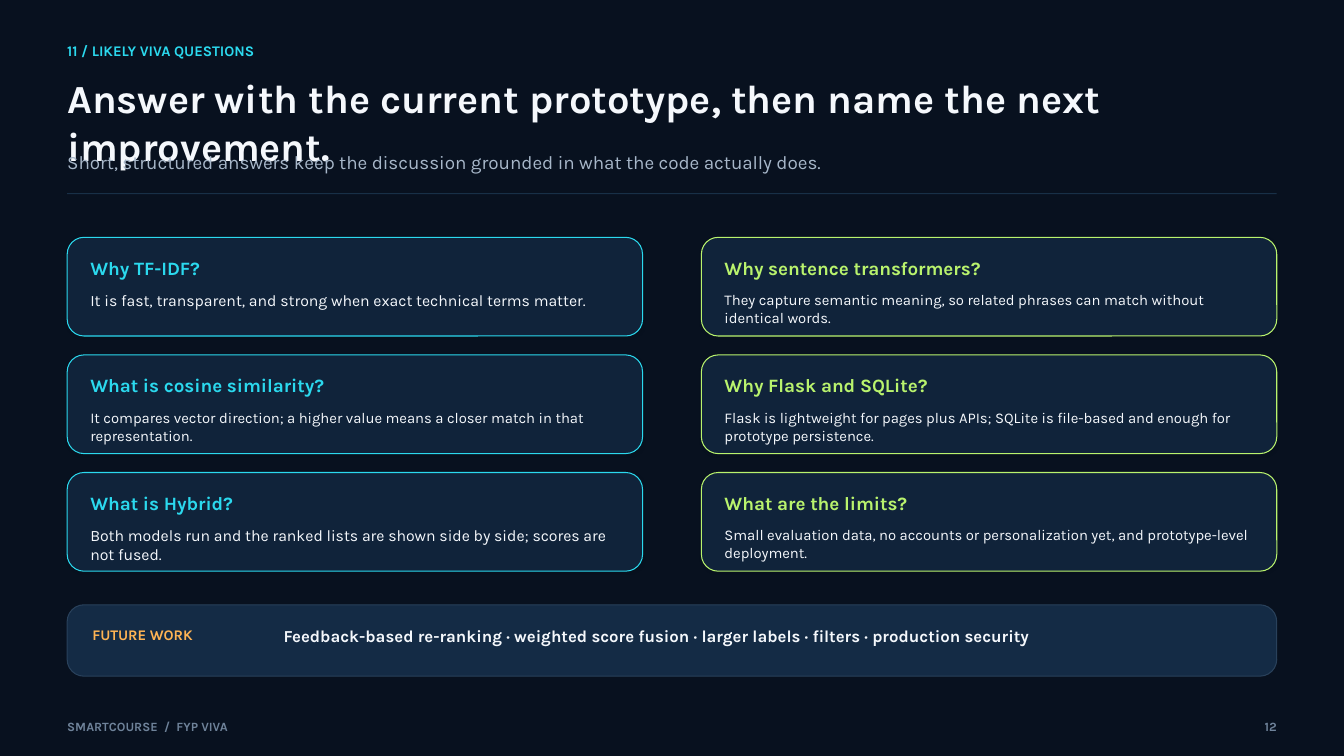
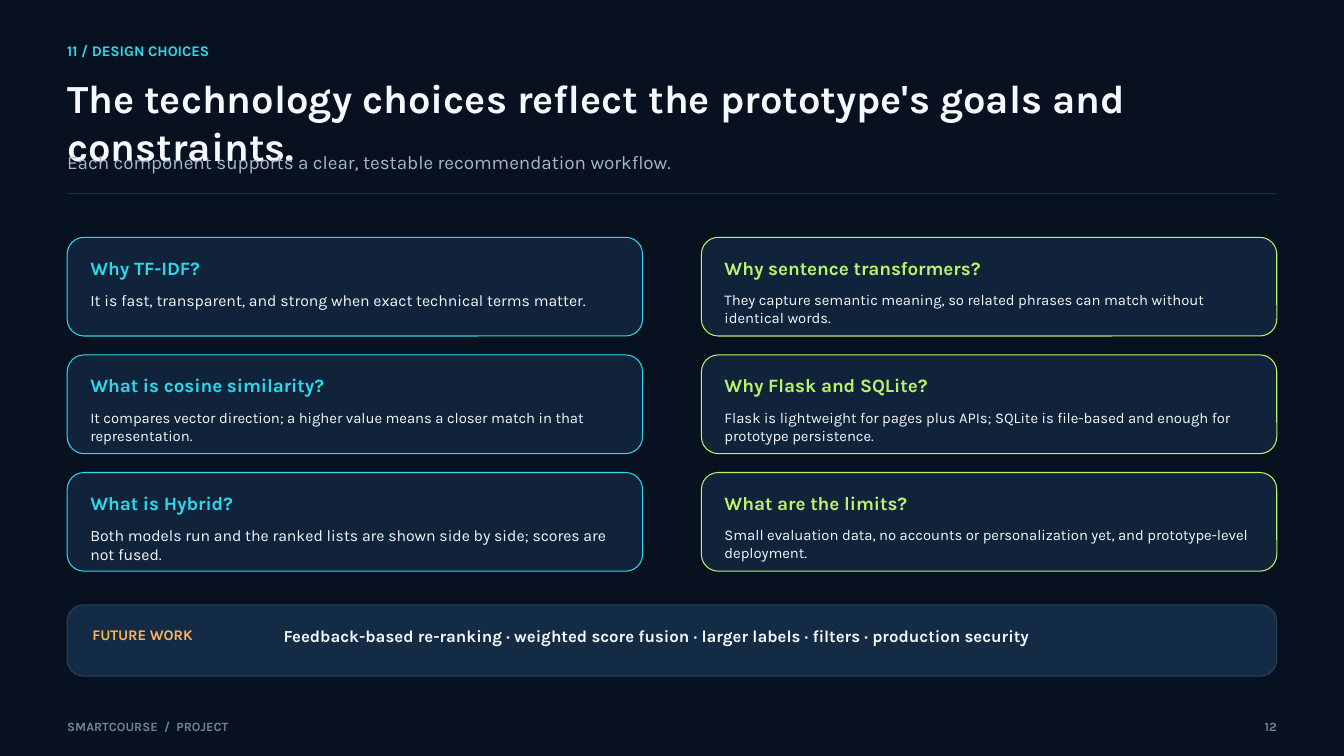
Before and after one commit to nicefellow1234/smartcourse-ai-app, a slide deck: slide 12 of project-documents/SmartCourse_FYP_Viva_Guide_Updated.pptx. Drawn at 1344x756 pixels with LibreOffice and Linux fonts; fonts in the diff are those of the drawing. Boxes give left, top, right and bottom in pixels: in the first picture for what was removed or moved away, otherwise in the second. Text is boxed around its words. In the diff, an @@ line names an element or a change of style, - is before the commit and + after.

Commit message:
Update SmartCourse presentation for project-only content

```diff
--- a/project-documents/SmartCourse_FYP_Viva_Guide_Updated.pptx
+++ b/project-documents/SmartCourse_FYP_Viva_Guide_Updated.pptx
@@ text at (67, 46, 209, 56): text changed @@
-11 / LIKELY VIVA QUESTIONS
+11 / DESIGN CHOICES
@@ text at (67, 84, 1125, 123): text changed @@
-Answer with the current prototype, then name the next improvement.
+The technology choices reflect the prototype's goals and constraints.
@@ text at (67, 152, 671, 174): text changed @@
-Short, structured answers keep the discussion grounded in what the code actually does.
+Each component supports a clear, testable recommendation workflow.
@@ text at (67, 723, 228, 731): text changed @@
-SMARTCOURSE / FYP VIVA
+SMARTCOURSE / PROJECT
```
Also in this commit, not shown: 13 other slides changed, 1 other file.
